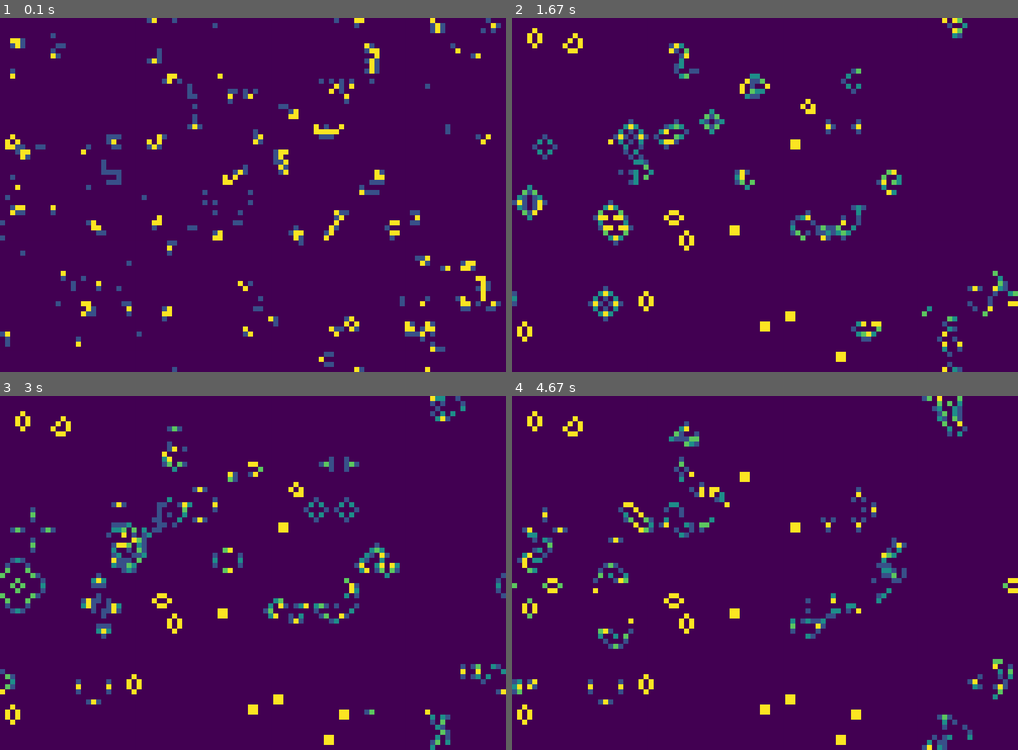
Above: before the commit, frames 1-4 (two rows, left to right).
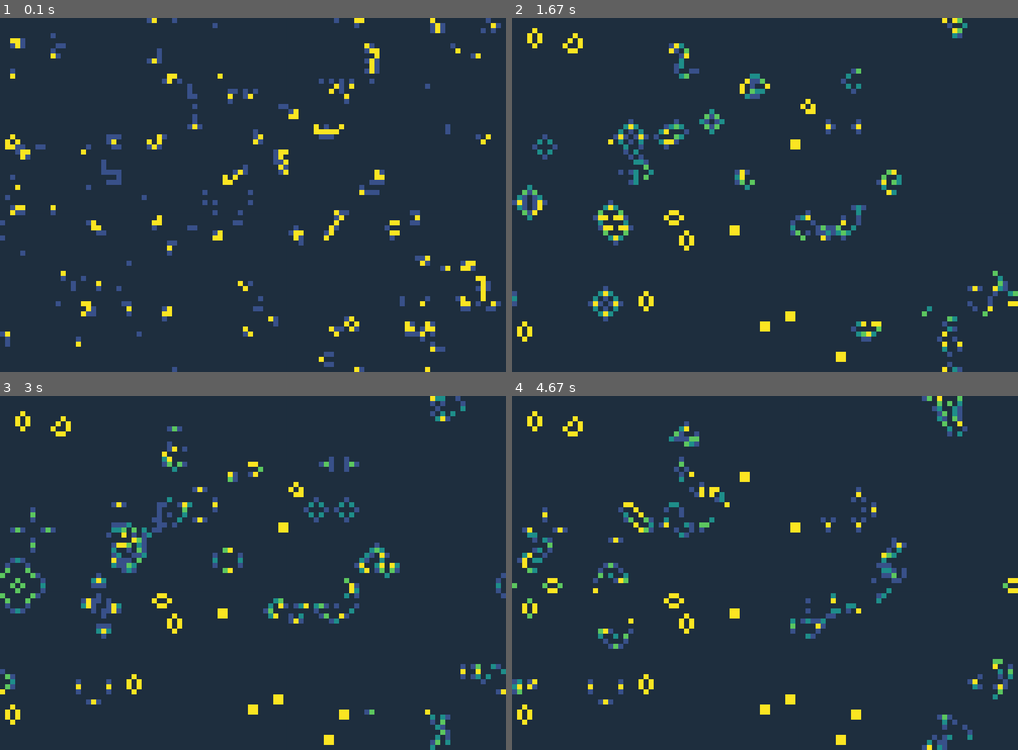
Above: after the commit, the same moments.

Repository: mds-python/game-of-life-example
Game: pygame game, started from main.py
Same seed, same stepped clock (60 frames per second), same inputs: the game is played once before the commit and once after it.
Inputs (mouse positions are in pixels of both pictures, inside the frame that each line leads up to):
- Up to frame 1 (0.1 s): no input
- Up to frame 2 (1.67 s): hold Right 0.33-0.8 s; move the mouse to (744, 209) at 0.37 s; hold Up 0.83-1.13 s; move the mouse to (770, 219) at 0.87 s; tap Space at 0.9 s; move the mouse to (608, 141) at 1.17 s; click (608, 141) at 1.33 s; hold Right from 1.63 s (still down)
- Up to frame 3 (3 s): tap Space at 1.7, 2.2, 2.77 s; click (96, 654) at 1.83 s; release Right at 2.1 s; hold Left 2.13-2.67 s; move the mouse to (313, 604) at 2.17 s; click (313, 604) at 2.33 s; hold Down from 2.7 s (still down); click (263, 452) at 2.9 s
- Up to frame 4 (4.67 s): release Down at 3.03 s; hold Left 3.07-3.47 s; tap Space at 3.13, 3.57, 3.97, 4.33, 4.63 s; click (582, 562) at 3.27 s; hold Up 3.5-3.87 s; move the mouse to (765, 615) at 3.53 s; click (765, 615) at 3.7 s; hold Right 3.9-4.53 s; move the mouse to (957, 707) at 3.93 s; click (957, 707) at 4.1 s; hold Down from 4.57 s (still down); move the mouse to (694, 498) at 4.6 s

The runs differ from the first frame. In frame 1, 94% of the frame differs, in the area x 0-100%, y 0-100%; in frame 2, 95%; in frame 3, 94%; in frame 4, 95%.

Commit message:
Properly organize into package

Diff:
--- /dev/null
+++ b/life/__init__.py
@@ -0,0 +1,113 @@
+from .model import Board
+
+
+class defaults:
+    rule = '23/3'
+    board = 100, 70
+    pattern = None
+    density = 0.1
+    steps = 4
+    fps = 8
+    colormap = 'viridis'
+    view = 'gl'
+    fallback_views = ['pg2', 'mpl']
+
+
+def select_display(view):
+    try:
+        if view == 'mpl':
+            from .view.mpl import Display
+        elif view == 'pg2':
+            from .view.pygame import Display2D as Display
+        elif view == 'pg3':
+            from .view.pygame import Display3D as Display
+        elif view == 'gl':
+            from .view.opengl import Display
+        else:
+            raise ValueError("Unrecognized view engine")
+        return Display
+    except ImportError:
+        if view in defaults.fallback_views:
+            defaults.fallback_views.remove(view)
+        if not defaults.fallback_views:
+            raise
+        print("Falling back to {}".format(defaults.fallback_views[0]))
+        return select_display(defaults.fallback_views[0])
+
+
+def game(
+    rule=defaults.rule,
+    board=defaults.board,
+    pattern=defaults.pattern,
+    density=defaults.density,
+    steps=defaults.steps,
+    fps=defaults.fps,
+    colormap=defaults.colormap,
+    view=defaults.view
+):
+    """Show Game of Life.
+
+    This shows a Conway's Game of Life.
+
+    Args:
+        rule (str): game rule in the form SSS/BB, where S is a number of neighbors of surviving cell and B of a new cell
+        board (tuple[int,int]): size of the board
+        pattern (str): filename of the pattern
+        density (float): density of live cells in a random board
+        steps (int): number of color steps showing cell age
+        fps (float): number of animation frames per second
+        colormap (str): display color map
+        view {'mpl', 'pg2', 'pg3'}: view engine
+    """
+
+    board = Board(size=board, pattern=pattern, dens=density, rule=rule, steps=steps)
+
+    Display = select_display(view)
+
+    display = Display(board, colormap)
+    display.animate(fps)
+
+
+def main():
+    import argparse
+
+    class DensityStore(argparse.Action):
+
+        def __call__(self, parser, namespace, values, option_string=None):
+            if values < 0 or values > 1:
+                raise argparse.ArgumentError(self, "Density must be in range [0, 1]")
+            setattr(namespace, self.dest, values)
+
+    parser = argparse.ArgumentParser()
+
+    parser.description = "Show Conway's Game of Life. Play with the parameters and have fun!"
+
+    parser.add_argument(
+        '-r',
+        '--rule',
+        type=str,
+        default=defaults.rule,
+        help="game rule in the form SSS/BB, where S is a number of neighbors of surviving cell and B of a new cell"
+    )
+    parser.add_argument(
+        '-b', '--board', type=int, nargs=2, metavar=('WIDTH', 'HEIGHT'), default=defaults.board, help="size of the board"
+    )
+    parser.add_argument('-p', '--pattern', type=str, default=defaults.pattern, help="filename of the pattern")
+    parser.add_argument(
+        '-d',
+        '--density',
+        type=float,
+        action=DensityStore,
+        default=defaults.density,
+        help="density of live cells in a random board",
+    )
+    parser.add_argument('-s', '--steps', type=int, default=defaults.steps, help="number of color steps showing cell age")
+    parser.add_argument('-f', '--fps', type=float, default=defaults.fps, help="number of animation frames per second")
+    parser.add_argument('-c', '--colormap', type=str, default=defaults.colormap, help="display color map")
+    parser.add_argument('-v', '--view', type=str, default=defaults.view, choices=('mpl', 'pg2', 'pg3', 'gl'), help="view engine")
+
+    game(**vars(parser.parse_args()))
+
+
+if __name__ == '__main__':
+    main()
--- /dev/null
+++ b/life/__main__.py
@@ -0,0 +1,3 @@
+from . import main
+
+main()
--- a/model.py
+++ b/life/model.py
@@ -1,3 +1,5 @@
+import os
+
 import numpy as np
 
 
@@ -18,7 +20,6 @@
     Class attributes:
         UP, DOWN, LEFT, RIGHT: shift directions used by the `roll` method
     """
-
 
     UP = -1, 0
     DOWN = 1, 0
@@ -47,19 +48,21 @@
         vals = steps, 0
         size = size[1], size[0]  # numpy requires matrix dimensions as (ny, nx)
         if pattern is None:
-            self.data = np.random.choice(vals, size, p=[dens, 1-dens])
+            self.data = np.random.choice(vals, size, p=[dens, 1 - dens])
         else:
             self.data = np.zeros(size, dtype=int)
             if pattern.endswith('.txt'):
                 pattern = pattern[:-4]
+            if os.path.sep not in pattern and not os.path.exists(f'{pattern}.txt'):
+                pattern = os.path.join(os.path.dirname(__file__), 'patterns', pattern)
             with open(f'{pattern}.txt') as source:
                 loaded = np.array([list(line.rstrip()) for line in source.readlines() if not line.startswith('#')])
             stamp = np.zeros(loaded.shape, dtype=int)
             stamp[loaded != '.'] = steps
             if size[0] < stamp.shape[0] or size[1] < stamp.shape[1]:
                 raise ValueError(f"Board too small, must be at least {stamp.shape}")
-            d0, d1 = (np.random.randint(size[i] - stamp.shape[i]) for i in (0,1))
-            self.data[d0:d0+stamp.shape[0],d1:d1+stamp.shape[1]] = stamp
+            d0, d1 = (np.random.randint(size[i] - stamp.shape[i]) for i in (0, 1))
+            self.data[d0:d0 + stamp.shape[0], d1:d1 + stamp.shape[1]] = stamp
 
     @property
     def size(self):
@@ -75,8 +78,7 @@
         mask = np.zeros(self.size)
         mask[self.data != 0] = 1
         shifts = -1, 0, 1
-        total = sum(np.roll(mask, (i,j), (0,1))
-                    for i in shifts for j in shifts if i != 0 or j != 0)
+        total = sum(np.roll(mask, (i, j), (0, 1)) for i in shifts for j in shifts if i != 0 or j != 0)
         self.data[(self.data > 0) & (self.data < self.steps)] += 1
         for rise in self.rise:
             self.data[(mask == 0) & (total == rise)] = 1
@@ -98,4 +100,4 @@
         Args:
             dir (LEFT, RIGHT, UP, DOWN): shift direction
         """
-        self.data = np.roll(self.data, dir, (0,1))
+        self.data = np.roll(self.data, dir, (0, 1))
--- a/view_mpl.py
+++ b/life/view/mpl.py
@@ -1,15 +1,9 @@
-from PyQt5.QtGui import QCursor
-from PyQt5.QtWidgets import QApplication
-from PyQt5.QtCore import Qt
 import numpy as np
-
-import matplotlib
-matplotlib.use('Qt5Agg')    # this must be done before importing matplotlib.pyplot
 
 import matplotlib.pyplot as plt
 import matplotlib.animation as animation
 
-from model import Board
+from ..model import Board
 
 
 class Display:
--- a/view_opengl.py
+++ b/life/view/opengl.py
@@ -10,7 +10,7 @@
 except ImportError:
     glfw = None
 
-from model import Board
+from ..model import Board
 
 log.setLevel(logging.INFO)
 
@@ -266,6 +266,8 @@
             self.reset_view()
         elif key == ord('F'):
             self.window.set_fullscreen(not self.window.get_fullscreen())
+        elif key == ord('Q'):
+            self.window.close()
         elif key == app.window.key.LSHIFT:
             self._shift = True
         else:
@@ -345,10 +347,3 @@
             self.grid['u_view'] = self.view
         elif buttons == app.window.mouse.LEFT:
             self.toggle_cube(x, y, True)
-
-
-if __name__ == '__main__':
-    import sys
-    import main
-    sys.argv.extend(['-v', 'gl', '-d', '0.5', '-b', '12', '9'])
-    main.main()
--- a/view_pygame.py
+++ b/life/view/pygame.py
@@ -1,7 +1,9 @@
+import os
+
 import pygame
 from matplotlib import cm as colormaps
 
-from model import Board
+from ..model import Board
 
 
 class Display:
@@ -159,7 +161,7 @@
     def _draw(self):
         """Draw the screen.
         """
-        self._screen.fill(self._colors[0])
+        self._screen.fill((32, 48, 64))
         for y, row in enumerate(self.board.data):
             for x, val in enumerate(row):
                 if val > 0:
@@ -191,7 +193,8 @@
         self._mouse_pos = None
 
         colors = self._colors[1:]
-        box = pygame.image.load('box.png')
+        dirname = os.path.dirname(__file__)
+        box = pygame.image.load(os.path.join(dirname, 'box.png'))
         self._boxes = [box.copy() for _ in colors]
         for i, c in enumerate(colors):
             self._boxes[i].fill(c, special_flags=pygame.BLEND_MULT)
--- a/main.py
+++ b/main.py
@@ -1,91 +1,5 @@
 #!/usr/bin/env python
-from model import Board
 
+import life
 
-class Defaults:
-    rule = '23/3'
-    board = 100, 70
-    pattern = None
-    density = 0.1
-    steps = 4
-    fps = 8
-    colormap = 'viridis'
-    view = 'gl'
-    fallback_views = ['pg2', 'mpl']
-
-def select_display(view):
-    try:
-        if view == 'mpl':
-            from view_mpl import Display
-        elif view == 'pg2':
-            from view_pygame import Display2D as Display
-        elif view == 'pg3':
-            from view_pygame import Display3D as Display
-        elif view == 'gl':
-            from view_opengl import Display
-        else:
-            raise ValueError("Unrecognized view engine")
-        return Display
-    except ImportError:
-        if view in Defaults.fallback_views:
-            Defaults.fallback_views.remove(view)
-        if not Defaults.fallback_views:
-            raise
-        print("Falling back to {}".format(Defaults.fallback_views[0]))
-        return select_display(Defaults.fallback_views[0])
-
-
-def game(rule=Defaults.rule, board=Defaults.board, pattern=Defaults.pattern, density=Defaults.density,
-         steps=Defaults.steps, fps=Defaults.fps, colormap=Defaults.colormap, view=Defaults.view):
-    """Show Game of Life.
-
-    This shows a Conway's Game of Life.
-
-    Args:
-        rule (str): game rule in the form SSS/BB, where S is a number of neighbors of surviving cell and B of a new cell
-        board (tuple[int,int]): size of the board
-        pattern (str): filename of the pattern
-        density (float): density of live cells in a random board
-        steps (int): number of color steps showing cell age
-        fps (float): number of animation frames per second
-        colormap (str): display color map
-        view {'mpl', 'pg2', 'pg3'}: view engine
-    """
-
-    board = Board(size=board, pattern=pattern, dens=density, rule=rule, steps=steps)
-
-    Display = select_display(view)
-
-    display = Display(board, colormap)
-    display.animate(fps)
-
-
-def main():
-    import argparse
-
-    parser = argparse.ArgumentParser()
-
-    parser.description = "Show Conway's Game of Life. Play with the parameters and have fun!"
-
-    parser.add_argument('-r', '--rule', type=str, default=Defaults.rule,
-                        help="game rule in the form SSS/BB, where S is a number of neighbors of surviving cell and B of a new cell")
-    parser.add_argument('-b', '--board', type=int, nargs=2, metavar=('WIDTH', 'HEIGHT'), default=Defaults.board,
-                        help="size of the board")
-    parser.add_argument('-p', '--pattern', type=str, default=Defaults.pattern,
-                        help="filename of the pattern")
-    parser.add_argument('-d', '--density', type=float, default=Defaults.density,
-                        help="density of live cells in a random board")
-    parser.add_argument('-s', '--steps', type=int, default=Defaults.steps,
-                        help="number of color steps showing cell age")
-    parser.add_argument('-f', '--fps', type=float, default=Defaults.fps,
-                        help="number of animation frames per second")
-    parser.add_argument('-c', '--colormap', type=str, default=Defaults.colormap,
-                        help="display color map")
-    parser.add_argument('-v', '--view', type=str, default=Defaults.view, choices=('mpl', 'pg2', 'pg3', 'gl'),
-                        help="view engine")
-
-    game(**vars(parser.parse_args()))
-
-
-if __name__ == '__main__':
-    main()
+life.main()
--- /dev/null
+++ b/pyproject.toml
@@ -0,0 +1,24 @@
+[build-system]
+requires = ["setuptools", "wheel"]
+
+[project]
+name = "life"
+version = "0.1.0"
+description = "An example implementation of the Conway's Game of Life."
+authors = [{ name = "Maciej Dems", email = "maciej.dems@p.lodz.pl" }]
+readme = "README.md"
+requires-python = ">=3.8"
+license = { text = "GPL3" }
+dynamic = ["dependencies"]
+
+[project.scripts]
+life = "life:main"
+
+[tool.setuptools.package-data]
+life = [
+    "view/box.png",
+    "patterns/*.txt"
+]
+
+[tool.setuptools.dynamic]
+dependencies = {file = ["requirements.txt"]}
Renamed: fish.txt -> life/patterns/fish.txt
Renamed: glider.txt -> life/patterns/glider.txt
Renamed: gosper-glider-gun.txt -> life/patterns/gosper-glider-gun.txt
Renamed: oscillators.txt -> life/patterns/oscillators.txt
Renamed: pulsar.txt -> life/patterns/pulsar.txt
Renamed: spaceship1.txt -> life/patterns/spaceship1.txt
Renamed: spaceship2.txt -> life/patterns/spaceship2.txt
Empty file added: life/view/__init__.py
Renamed: box.png -> life/view/box.png
Not shown, changed: requirements.txt
Not shown, changed: .gitignore
Not shown, added: LICENSE
